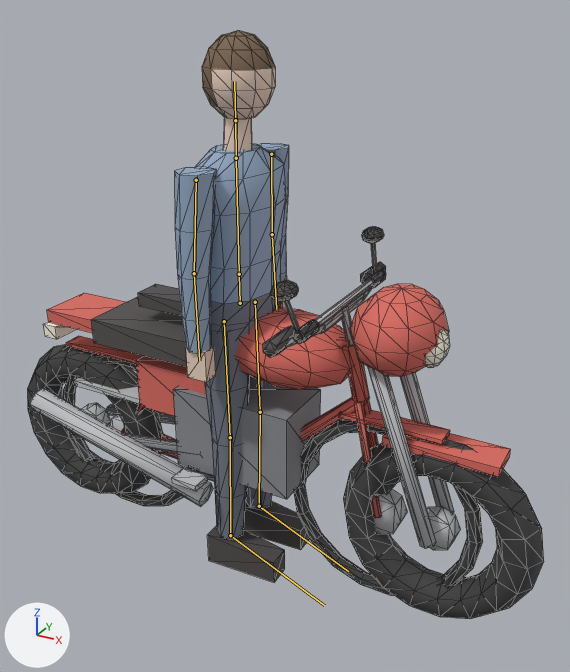
One commit to the glTF model public/figures.glb: the scene before it, then after it.
Both versions are drawn from a 50 mm lens placed at (1.29, -2.04, 1.9), pointed at (0.13, 0.06, 0.85). Lighting does not change. The marker at lower left points along +X, +Y and +Z. The picture after the commit comes second. The bones that bend it are drawn over the model as lines. Mesh edges are drawn as thin lines.

The first picture shows 'Bike', 'Figure', 'Moto'.
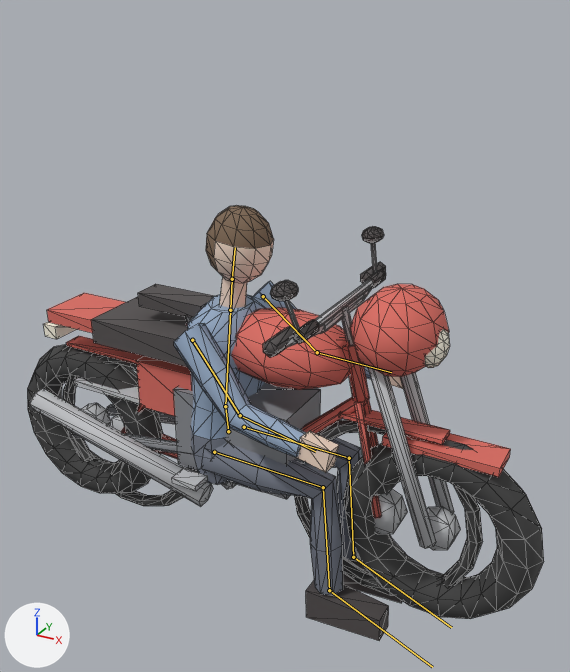
The newer file adds an action. The first version stands in its rest pose; the second is drawn at frame 15 of the action 'seatRight'.

What the commit changed:
Bone 'hips' (bone_hips) moves from (0.0, 0.0, 0.0) to (-0.06, -0.5, 0.0).
Bone 'hips' (bone_hips) turns from (0, 0, 0) to (0, 0, 6) degrees about its own x, y and z.
Bone 'spine' (bone_spine) turns from (0, 0, 0) to (0, 0, -11) degrees about its own x, y and z.
Bone 'head' (bone_head) turns from (0, 0, 0) to (0, 0, -2) degrees about its own x, y and z.
Bone 'upper_arm.L' (bone_upper_arm_l) turns from (0, 0, 0) to (5, -4, -53) degrees about its own x, y and z.
Bone 'forearm.L' (bone_forearm_l) turns from (0, 0, 0) to (2, -1, -34) degrees about its own x, y and z.
Bone 'upper_arm.R' (bone_upper_arm_r) turns from (0, 0, 0) to (-9, 2, -52) degrees about its own x, y and z.
Bone 'forearm.R' (bone_forearm_r) turns from (0, 0, 0) to (1, 1, -34) degrees about its own x, y and z.
Bone 'thigh.L' (bone_thigh_l) turns from (0, 0, 0) to (2, 1, -82) degrees about its own x, y and z.
Bone 'shin.L' (bone_shin_l) turns from (0, 0, 0) to (2, -1, 81) degrees about its own x, y and z.
Bone 'foot.L' (bone_foot_l) turns from (0, 0, 0) to (-6, 0, 2) degrees about its own x, y and z.
Bone 'thigh.R' (bone_thigh_r) turns from (0, 0, 0) to (1, 2, -82) degrees about its own x, y and z.
Bone 'shin.R' (bone_shin_r) turns from (0, 0, 0) to (2, -1, 81) degrees about its own x, y and z.
Bone 'foot.R' (bone_foot_r) turns from (0, 0, 0) to (-6, 0, 2) degrees about its own x, y and z.

Pixel boxes [x1, y1, x2, y2] of what changed, in the pictures (570 x 672 px):
'Figure', posed (68% wider, 21% shorter)
    before: [174, 30, 310, 582]
    after: [174, 205, 403, 641]
bone 'hips', root to tip
    before: (240, 303) to (239, 274)
    after: (228, 431) to (225, 406)
bone 'spine', root to tip
    before: (239, 274) to (236, 158)
    after: (225, 406) to (230, 310)
bone 'head', root to tip
    before: (235, 120) to (234, 81)
    after: (232, 279) to (235, 247)
bone 'upper_arm.L', root to tip
    before: (271, 154) to (272, 234)
    after: (263, 296) to (317, 352)
bone 'forearm.L', root to tip
    before: (272, 234) to (276, 309)
    after: (317, 352) to (391, 372)
bone 'upper_arm.R', root to tip
    before: (196, 180) to (194, 273)
    after: (192, 340) to (240, 415)
bone 'forearm.R', root to tip
    before: (194, 273) to (199, 360)
    after: (240, 415) to (315, 451)
bone 'thigh.L', root to tip
    before: (255, 302) to (260, 412)
    after: (244, 427) to (349, 458)
bone 'shin.L', root to tip
    before: (260, 412) to (259, 506)
    after: (349, 458) to (353, 557)
bone 'foot.L', root to tip
    before: (259, 506) to (348, 571)
    after: (353, 557) to (451, 627)
bone 'thigh.R', root to tip
    before: (224, 321) to (230, 437)
    after: (214, 452) to (323, 487)
bone 'shin.R', root to tip
    before: (230, 437) to (230, 535)
    after: (323, 487) to (329, 590)
bone 'foot.R', root to tip
    before: (230, 535) to (324, 605)
    after: (329, 590) to (432, 667)
